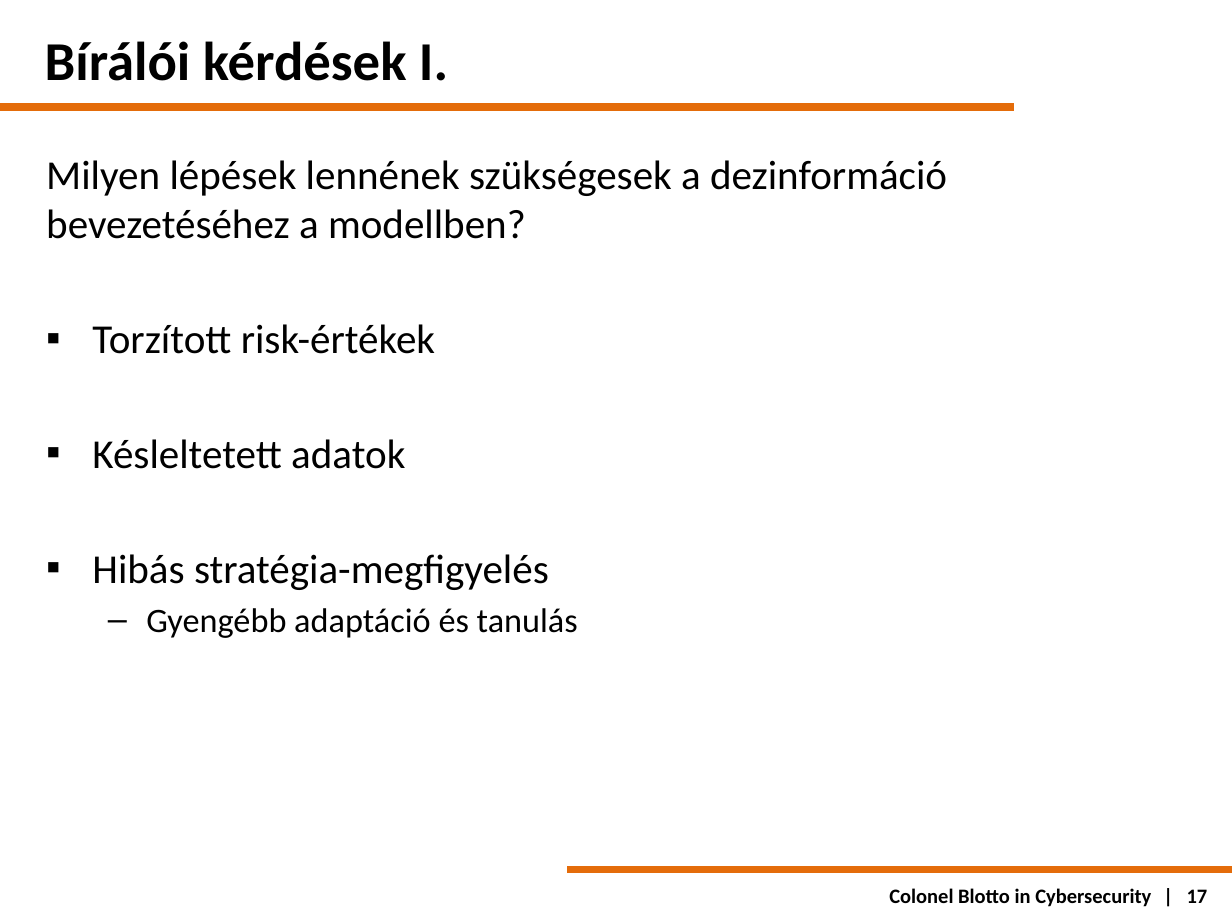
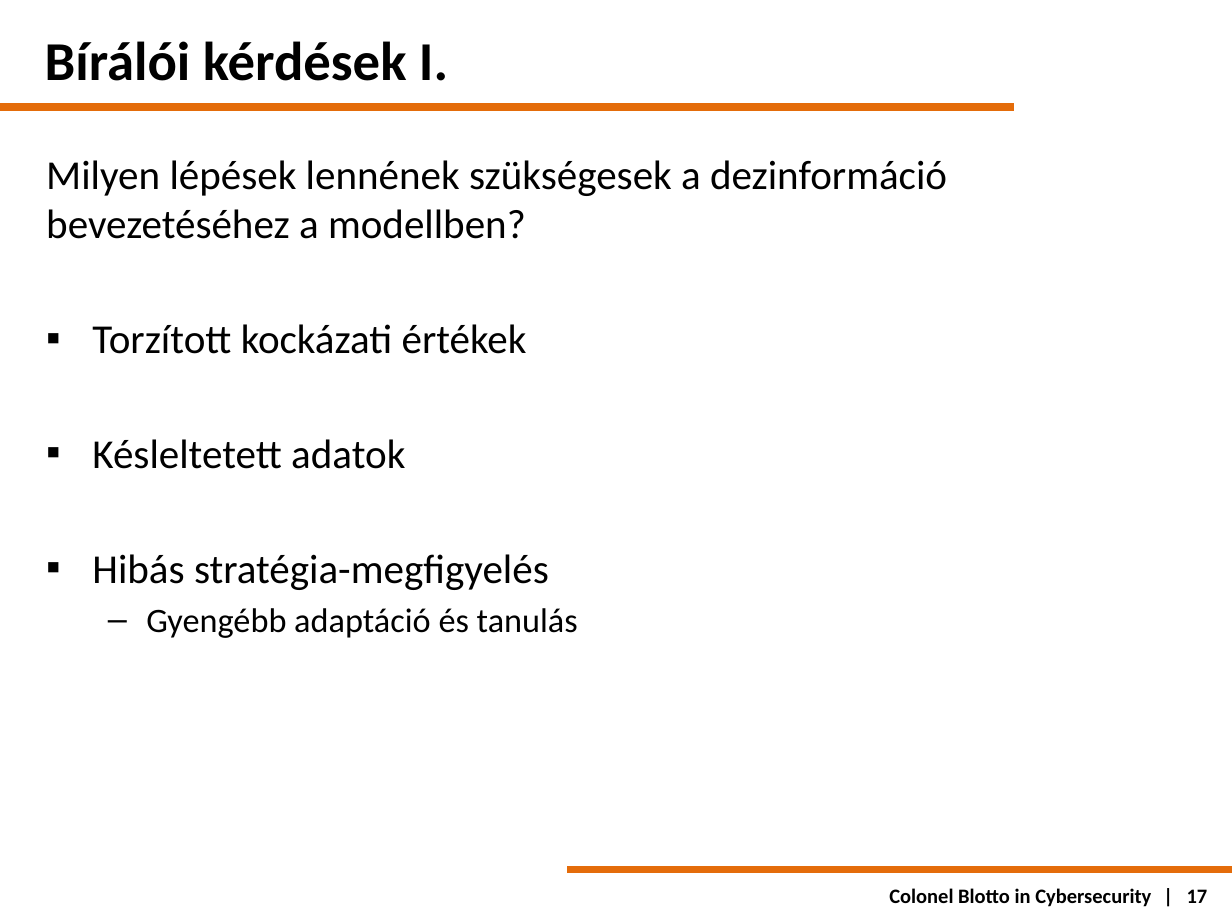
Before and after one commit to nazalan/cyber-blotto-rl, a slide deck: slide 17 of Nagy_Zalan_TDK_pre.pptx. Drawn at 1232x924 pixels with LibreOffice and Linux fonts; fonts in the diff are those of the drawing. Boxes give left, top, right and bottom in pixels: in the first picture for what was removed or moved away, otherwise in the second. Text is boxed around its words. In the diff, an @@ line names an element or a change of style, - is before the commit and + after.

```diff
--- a/Nagy_Zalan_TDK_pre.pptx
+++ b/Nagy_Zalan_TDK_pre.pptx
@@ text at [92,324,527,354]: text changed @@
-▪ Torzított risk-értékek
+▪ Torzított kockázati értékek
```
